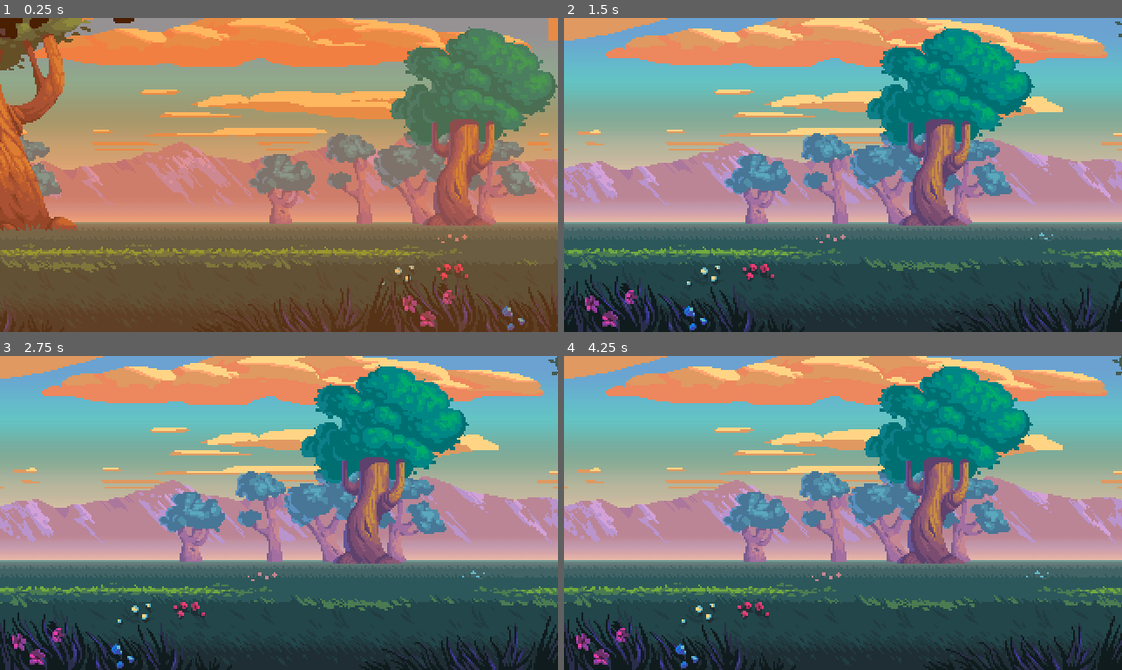
Above: before the commit, frames 1-4 (two rows, left to right).
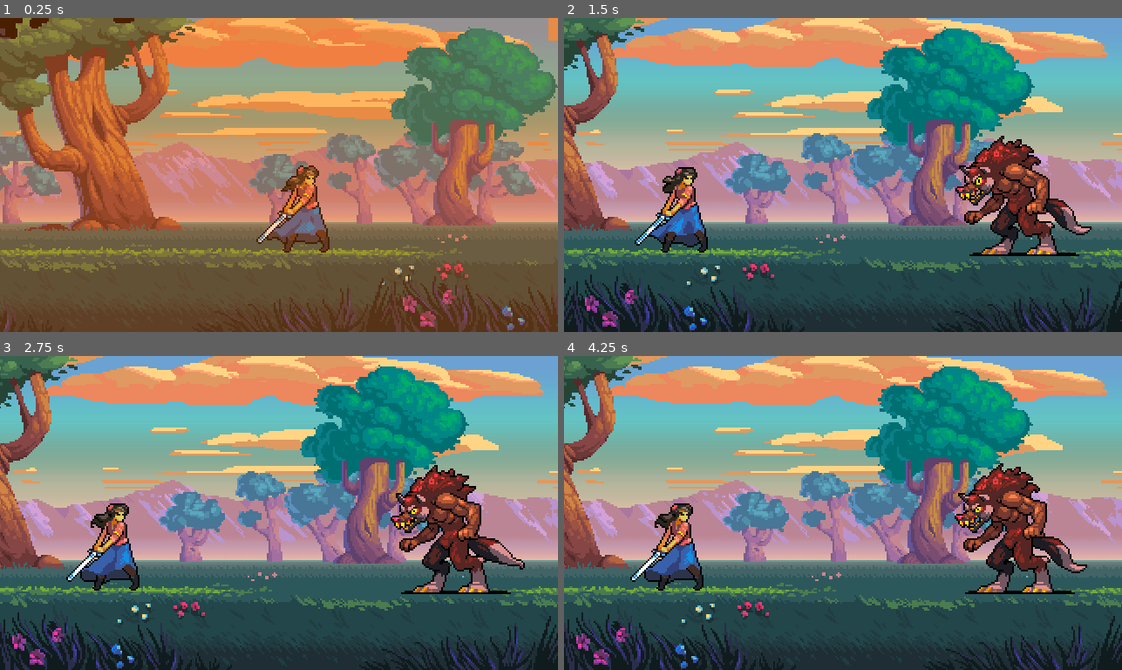
Above: after the commit, the same moments.

Repository: IcefoxCross/RPG_Udemy_GMS2GODOT
Game: Godot game, scene res://MainScenes/Battle/Battle.tscn
Two runs of this game, one before a commit and one after it. Both use one fixed random seed, a clock stepped at 60 frames per second and the inputs below. Before the commit the project has no main scene; this scene is started directly in both runs.
Inputs:
- Up to frame 1 (0.25 s): no input
- Up to frame 2 (1.5 s): hold Right (move_right) 0.53-1.28 s; hold Down (move_down) from 1.28 s (still down)
- Up to frame 3 (2.75 s): release Down (move_down) at 2.03 s; hold Right (move_right) from 2.03 s (still down)
- Up to frame 4 (4.25 s): release Right (move_right) at 2.78 s; hold Up (move_up) 2.78-3.53 s; hold Left (move_left) from 3.53 s (still down)

The runs differ from the first frame. In frame 1, 16% of the frame differs, in the area x 0-60%, y 0-75%; in frame 2, 10%; in frame 3, 10%; in frame 4, 10%.

Commit message:
section 12/class 37

Diff:
--- a/MainScenes/Battle/Battle.gd
+++ b/MainScenes/Battle/Battle.gd
@@ -4,7 +4,10 @@
 
 onready var camera = $BattleCamera
 
+var play
+
 func _ready():
+	play = true
 	Game.room_height = 180
 	Game.room_width = 640
 	var fade = BATTLE.instance()
--- a/MainScenes/Battle/Battle.tscn
+++ b/MainScenes/Battle/Battle.tscn
@@ -12,6 +12,8 @@
 [ext_resource path="res://UI/Assets/Battle/b_trees_foreground.png" type="Texture" id=10]
 [ext_resource path="res://MainScenes/GameCamera.tscn" type="PackedScene" id=11]
 [ext_resource path="res://MainScenes/Battle/BattleCamera.gd" type="Script" id=12]
+[ext_resource path="res://MainScenes/Battle/Units/PlayerUnit.tscn" type="PackedScene" id=13]
+[ext_resource path="res://MainScenes/Battle/Units/EnemyUnit.tscn" type="PackedScene" id=14]
 
 [node name="Battle" type="Node2D"]
 script = ExtResource( 1 )
@@ -41,7 +43,7 @@
 region_rect = Rect2( 0, 0, 1000, 180 )
 
 [node name="Sprite4" type="Sprite" parent="Background"]
-position = Vector2( 60, 0 )
+position = Vector2( 120, 0 )
 texture = ExtResource( 6 )
 centered = false
 region_enabled = true
@@ -56,6 +58,7 @@
 
 [node name="Sprite6" type="Sprite" parent="Background"]
 position = Vector2( 112, 0 )
+z_index = 1
 texture = ExtResource( 8 )
 centered = false
 region_enabled = true
@@ -63,6 +66,7 @@
 
 [node name="Sprite7" type="Sprite" parent="Background"]
 position = Vector2( 320, 0 )
+z_index = 2
 texture = ExtResource( 9 )
 centered = false
 region_enabled = true
@@ -70,15 +74,23 @@
 
 [node name="Sprite8" type="Sprite" parent="Background"]
 position = Vector2( 560, 0 )
+z_index = 3
 texture = ExtResource( 10 )
 centered = false
 
 [node name="BattleCamera" parent="." instance=ExtResource( 11 )]
 editor/display_folded = true
-position = Vector2( 0, 90 )
 anchor_mode = 0
 smoothing_enabled = false
 script = ExtResource( 12 )
 
+[node name="Units" type="Node" parent="."]
+
+[node name="PlayerUnit" parent="Units" instance=ExtResource( 13 )]
+position = Vector2( 544, 224 )
+
+[node name="EnemyUnit" parent="Units" instance=ExtResource( 14 )]
+position = Vector2( 736, 226 )
+
 
 [editable path="BattleCamera"]
--- /dev/null
+++ b/MainScenes/Battle/Units/EnemyUnit.gd
@@ -0,0 +1,8 @@
+extends Node2D
+
+onready var anim = $AnimationPlayer
+onready var sprite = $Sprite
+
+func _ready():
+	anim.playback_speed = 1
+	sprite.flip_h = true
--- /dev/null
+++ b/MainScenes/Battle/Units/EnemyUnit.tscn
@@ -0,0 +1,58 @@
+[gd_scene load_steps=4 format=2]
+
+[ext_resource path="res://MainScenes/Battle/Units/EnemyUnit.gd" type="Script" id=1]
+[ext_resource path="res://MainScenes/Battle/Units/Assets/s_battle_werewolf_idle_strip8.png" type="Texture" id=2]
+
+[sub_resource type="Animation" id=1]
+resource_name = "idle"
+length = 0.8
+loop = true
+tracks/0/type = "value"
+tracks/0/path = NodePath("Sprite:texture")
+tracks/0/interp = 1
+tracks/0/loop_wrap = true
+tracks/0/imported = false
+tracks/0/enabled = true
+tracks/0/keys = {
+"times": PoolRealArray( 0 ),
+"transitions": PoolRealArray( 1 ),
+"update": 1,
+"values": [ ExtResource( 2 ) ]
+}
+tracks/1/type = "value"
+tracks/1/path = NodePath("Sprite:hframes")
+tracks/1/interp = 1
+tracks/1/loop_wrap = true
+tracks/1/imported = false
+tracks/1/enabled = true
+tracks/1/keys = {
+"times": PoolRealArray( 0 ),
+"transitions": PoolRealArray( 1 ),
+"update": 1,
+"values": [ 8 ]
+}
+tracks/2/type = "value"
+tracks/2/path = NodePath("Sprite:frame")
+tracks/2/interp = 1
+tracks/2/loop_wrap = true
+tracks/2/imported = false
+tracks/2/enabled = true
+tracks/2/keys = {
+"times": PoolRealArray( 0, 0.1, 0.2, 0.3, 0.4, 0.5, 0.6, 0.7 ),
+"transitions": PoolRealArray( 1, 1, 1, 1, 1, 1, 1, 1 ),
+"update": 1,
+"values": [ 0, 1, 2, 3, 4, 5, 6, 7 ]
+}
+
+[node name="EnemyUnit" type="Node2D"]
+script = ExtResource( 1 )
+
+[node name="Sprite" type="Sprite" parent="."]
+position = Vector2( 0, -37 )
+texture = ExtResource( 2 )
+hframes = 8
+frame = 2
+
+[node name="AnimationPlayer" type="AnimationPlayer" parent="."]
+autoplay = "idle"
+anims/idle = SubResource( 1 )
--- /dev/null
+++ b/MainScenes/Battle/Units/PlayerUnit.gd
@@ -0,0 +1,6 @@
+extends Node2D
+
+onready var anim = $AnimationPlayer
+
+func _ready():
+	anim.playback_speed = .8
--- /dev/null
+++ b/MainScenes/Battle/Units/PlayerUnit.tscn
@@ -0,0 +1,59 @@
+[gd_scene load_steps=4 format=2]
+
+[ext_resource path="res://MainScenes/Battle/Units/PlayerUnit.gd" type="Script" id=1]
+[ext_resource path="res://MainScenes/Battle/Units/Assets/s_battle_elizabeth_idle_strip4.png" type="Texture" id=2]
+
+[sub_resource type="Animation" id=1]
+resource_name = "idle"
+length = 0.4
+loop = true
+tracks/0/type = "value"
+tracks/0/path = NodePath("Sprite:texture")
+tracks/0/interp = 1
+tracks/0/loop_wrap = true
+tracks/0/imported = false
+tracks/0/enabled = true
+tracks/0/keys = {
+"times": PoolRealArray( 0 ),
+"transitions": PoolRealArray( 1 ),
+"update": 1,
+"values": [ ExtResource( 2 ) ]
+}
+tracks/1/type = "value"
+tracks/1/path = NodePath("Sprite:hframes")
+tracks/1/interp = 1
+tracks/1/loop_wrap = true
+tracks/1/imported = false
+tracks/1/enabled = true
+tracks/1/keys = {
+"times": PoolRealArray( 0 ),
+"transitions": PoolRealArray( 1 ),
+"update": 1,
+"values": [ 4 ]
+}
+tracks/2/type = "value"
+tracks/2/path = NodePath("Sprite:frame")
+tracks/2/interp = 1
+tracks/2/loop_wrap = true
+tracks/2/imported = false
+tracks/2/enabled = true
+tracks/2/keys = {
+"times": PoolRealArray( 0, 0.1, 0.2, 0.3 ),
+"transitions": PoolRealArray( 1, 1, 1, 1 ),
+"update": 1,
+"values": [ 0, 1, 2, 3 ]
+}
+
+[node name="PlayerUnit" type="Node2D"]
+script = ExtResource( 1 )
+
+[node name="Sprite" type="Sprite" parent="."]
+position = Vector2( 0, -42 )
+texture = ExtResource( 2 )
+hframes = 4
+frame = 3
+
+[node name="AnimationPlayer" type="AnimationPlayer" parent="."]
+autoplay = "idle"
+playback_speed = 0.8
+anims/idle = SubResource( 1 )
--- a/MainScenes/Main.tscn
+++ b/MainScenes/Main.tscn
@@ -2,9 +2,10 @@
 
 [ext_resource path="res://MainScenes/Main.gd" type="Script" id=1]
 [ext_resource path="res://Rooms/Town.tscn" type="PackedScene" id=2]
-[ext_resource path="res://Player/Elizabeth.tscn" type="PackedScene" id=3]
+[ext_resource path="res://Player/Characters/Elizabeth.tscn" type="PackedScene" id=3]
 [ext_resource path="res://UI/Assets/b_vignette.png" type="Texture" id=4]
 [ext_resource path="res://MainScenes/Battle/RandomEncounters.tscn" type="PackedScene" id=5]
+
 
 [node name="Main" type="Node"]
 script = ExtResource( 1 )
--- a/Player/Elizabeth.tscn
+++ b/Player/Characters/Elizabeth.tscn
@@ -1,11 +1,12 @@
 [gd_scene load_steps=16 format=2]
 
-[ext_resource path="res://Player/Elizabeth.gd" type="Script" id=1]
+[ext_resource path="res://Player/Characters/Elizabeth.gd" type="Script" id=1]
 [ext_resource path="res://Player/Sprites/s_elizabeth_right_strip4.png" type="Texture" id=2]
 [ext_resource path="res://Player/Sprites/s_elizabeth_down_strip4.png" type="Texture" id=3]
 [ext_resource path="res://Player/Sprites/s_elizabeth_left_strip4.png" type="Texture" id=4]
 [ext_resource path="res://Player/Sprites/s_elizabeth_up_strip4.png" type="Texture" id=5]
 [ext_resource path="res://MainScenes/GameCamera.tscn" type="PackedScene" id=6]
+
 
 [sub_resource type="RectangleShape2D" id=1]
 extents = Vector2( 6, 5 )
--- a/project.godot
+++ b/project.godot
@@ -16,6 +16,7 @@
 [application]
 
 config/name="RPG-Udemy"
+run/main_scene="res://MainScenes/Main.tscn"
 config/icon="res://icon.png"
 
 [autoload]
Not shown: 1 places in MainScenes/Battle/Battle.tscn that only renumber resources
Binary file added: MainScenes/Battle/Units/Assets/s_battle_elizabeth_idle_strip4.png
Not shown, added: MainScenes/Battle/Units/Assets/s_battle_elizabeth_idle_strip4.png.import
Binary file added: MainScenes/Battle/Units/Assets/s_battle_werewolf_idle_strip8.png
Not shown, added: MainScenes/Battle/Units/Assets/s_battle_werewolf_idle_strip8.png.import
Renamed: Player/Elizabeth.gd -> Player/Characters/Elizabeth.gd
